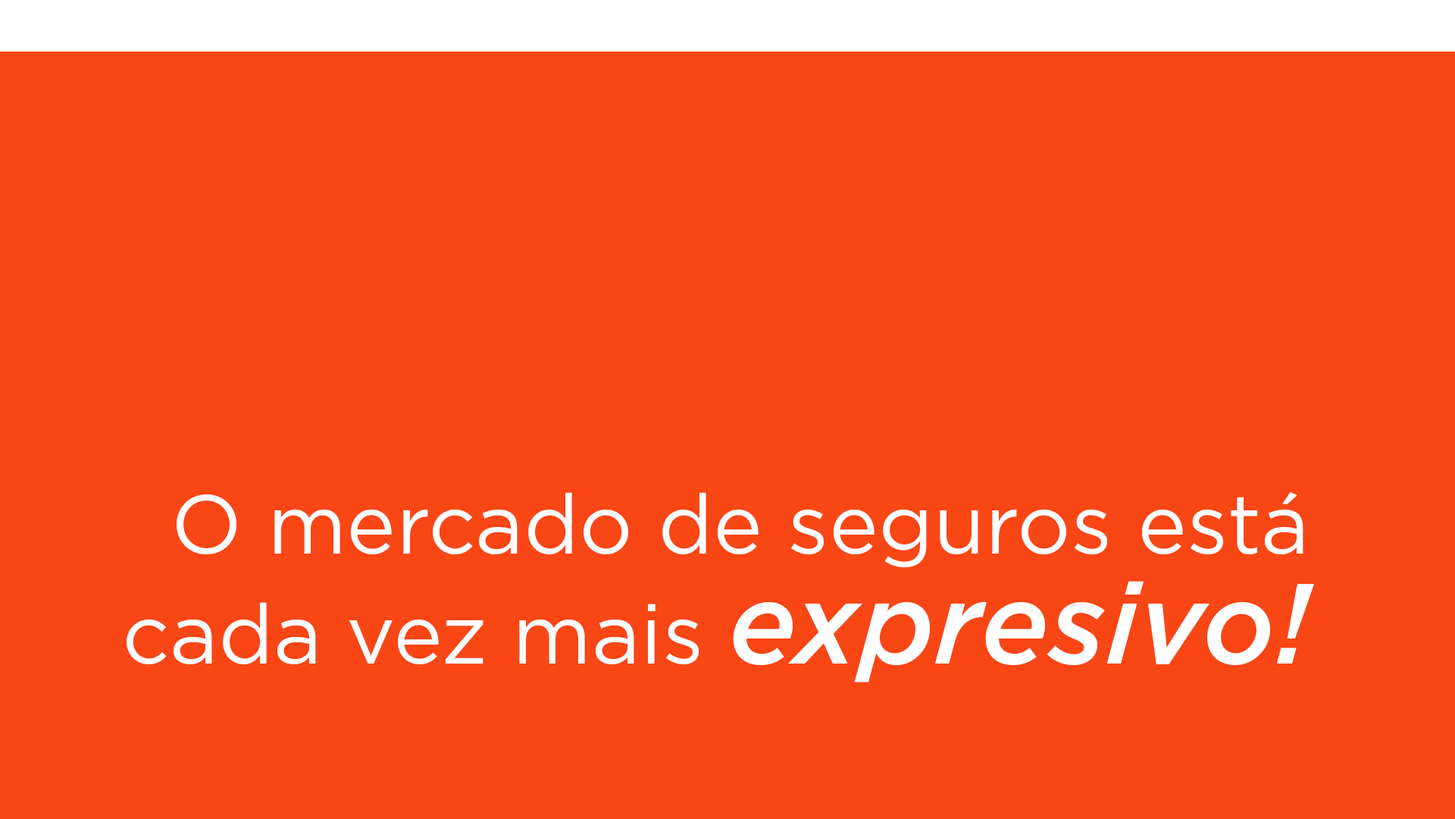
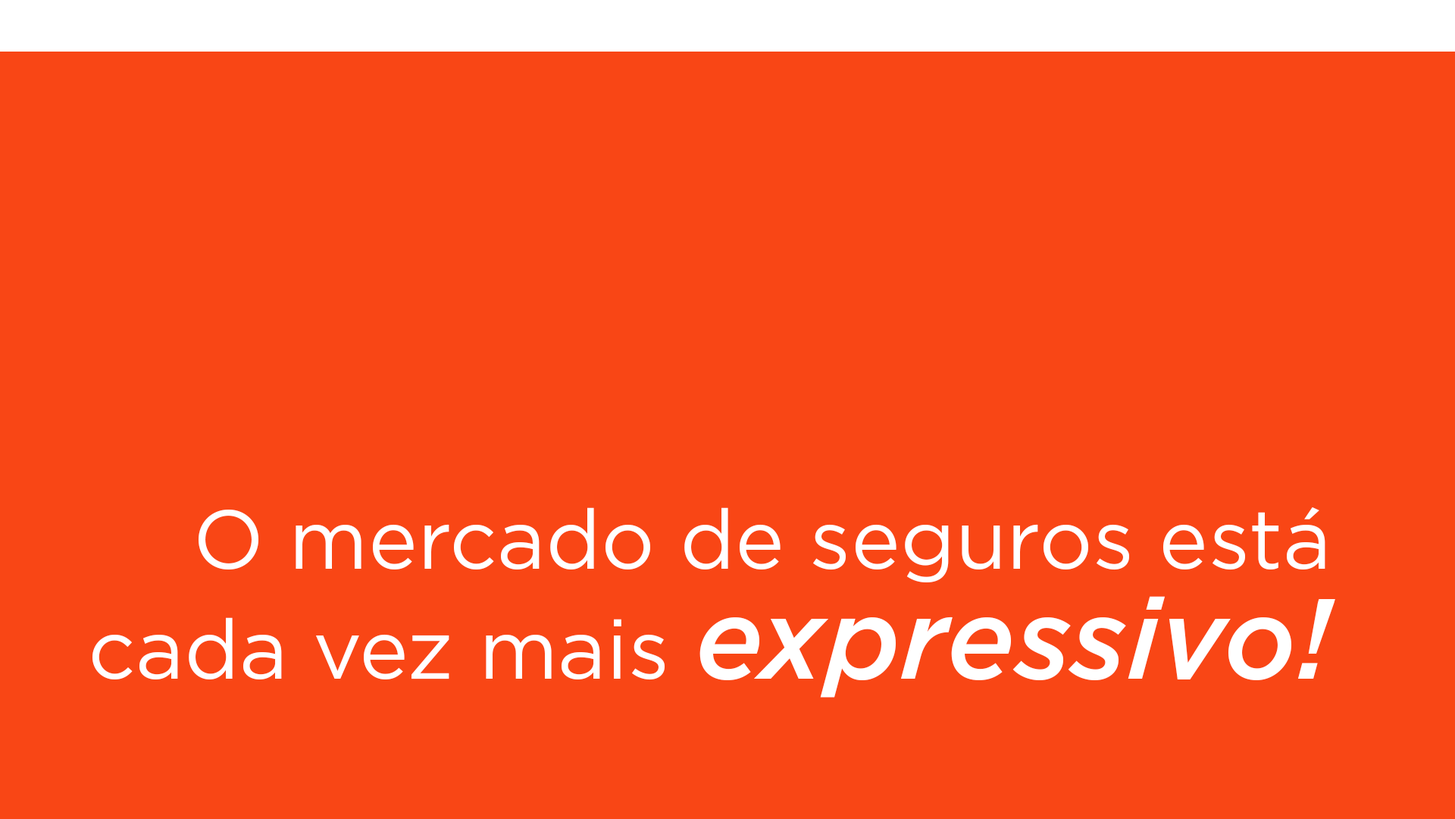
Two versions of the same layered image (1455 × 819). Layer-by-layer changes:
renamed "O mercado de seguros está cada vez mais expresivo!" to "O mercado de seguros está cada vez mais expressivo!", painted on it over (x1=92, y1=491, x2=1336, y2=698)
